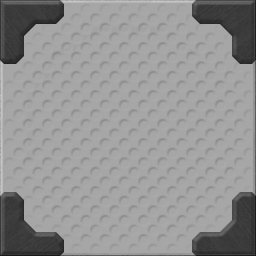
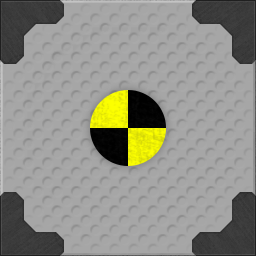
Before/after of a 256×256 layered artwork. What changed in the layer stack:
added layer "TestScratch" above "Test" over (83, 24, 237, 224)
added group "Test" with 2 layers above "TicTacToe" over (90, 90, 166, 166)
added layer "TestBlack" in group "Test" over (90, 90, 166, 166)
added layer "TestYellow" in group "Test" over (90, 90, 166, 166)
